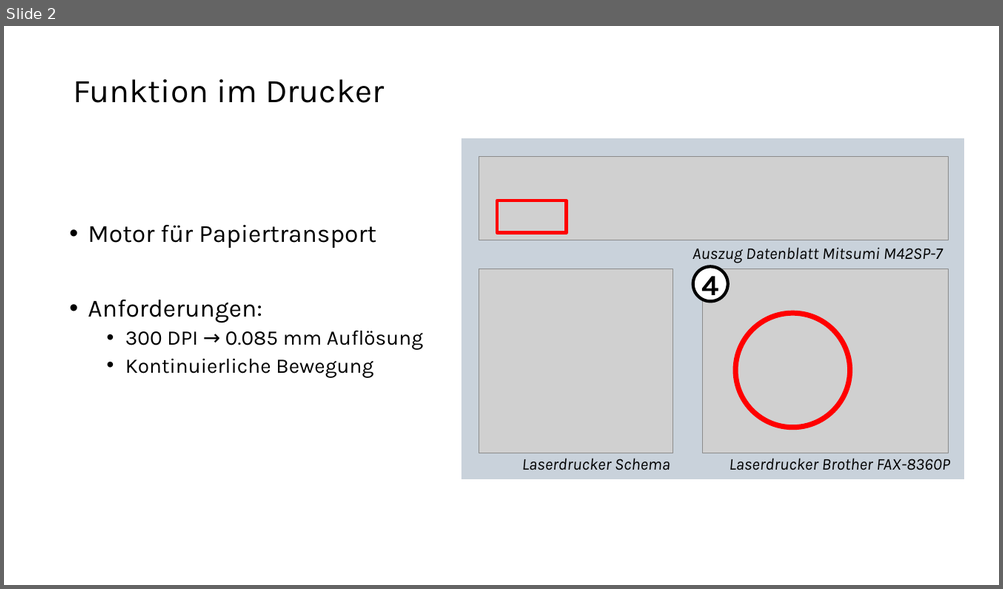
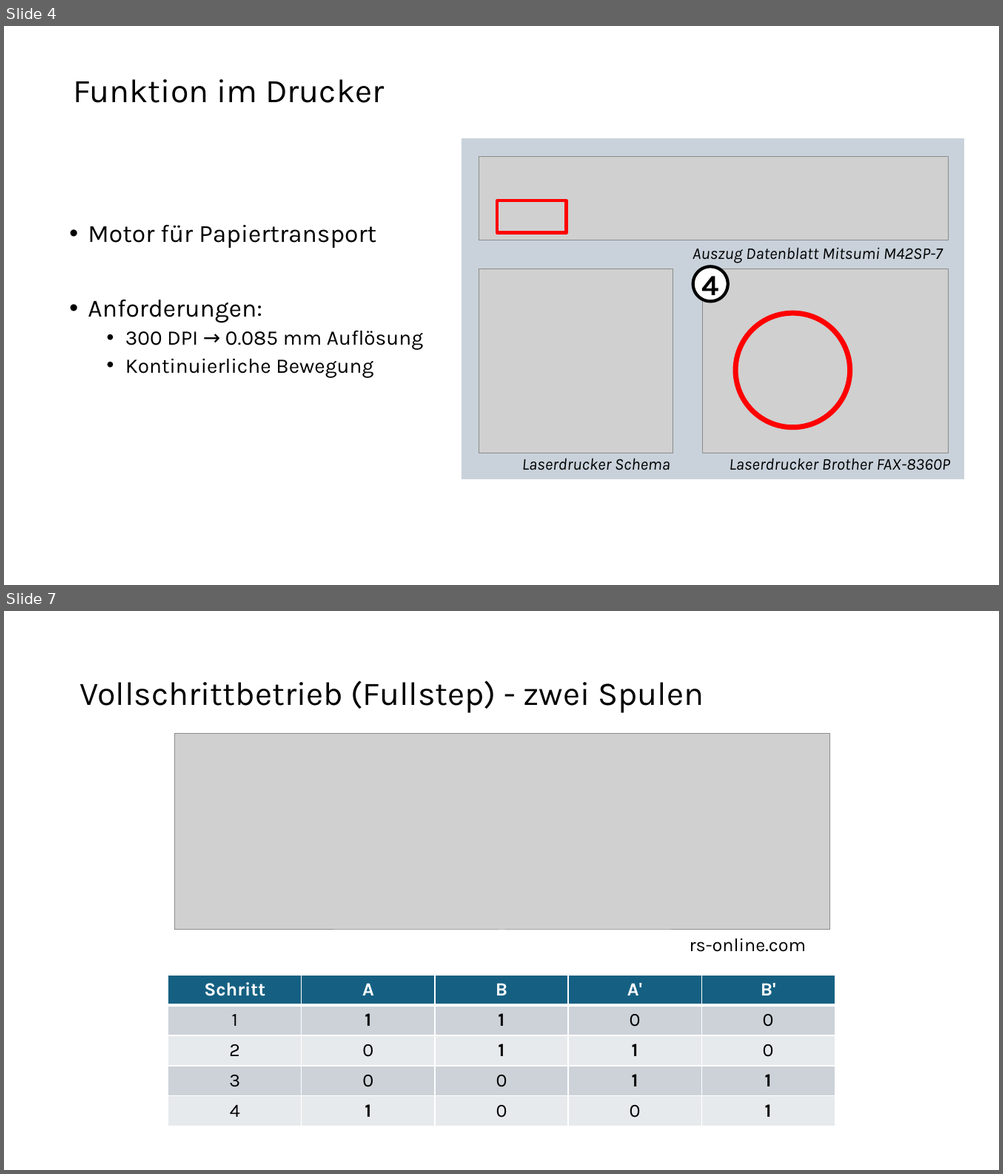
Before and after one commit to tokyo-town/Mechatronik-und-Instrumentierung, a slide deck: Präsi/Stepper Motor.pptx. Shown one above the other, each under a label of ours: slide 2 before the commit, slides 4 and 7 after it; the slides between them are not shown. The pictures are 1003x589 and 1003x1174 pixels, drawn with LibreOffice and Linux fonts; fonts in the diff are those of the drawing; grey boxes stand for pictures. Boxes give left, top, right and bottom in pixels: in the first picture for what was removed or moved away, otherwise in the second. Text is boxed around its words. In the diff, an @@ line names an element or a change of style, - is before the commit and + after.

```diff
--- a/Präsi/Stepper Motor.pptx
+++ b/Präsi/Stepper Motor.pptx
@@ slide 7 added at (4,611,999,1170), background #FFFFFF @@
@@ title added at (79,681,703,713), 32 pt, text #000000 @@
+Vollschrittbetrieb (Fullstep) - zwei Spulen
@@ picture added at (174,733,829,930) @@
@@ text added at (689,938,806,952), 18 pt, text #000000 @@
+rs-online.com
@@ table added at (168,975,836,1127), 5 rows, 5 columns @@
+Schritt | A | B | A' | B'
+1 | 1 | 1 | 0 | 0
+2 | 0 | 1 | 1 | 0
+3 | 0 | 0 | 1 | 1
+4 | 1 | 0 | 0 | 1
@@ what was slide 2 is now slide 4 @@
```
Also in this commit, not shown: 2 slides changed, 8 other slides added, 2 slides removed, 51 other files.
